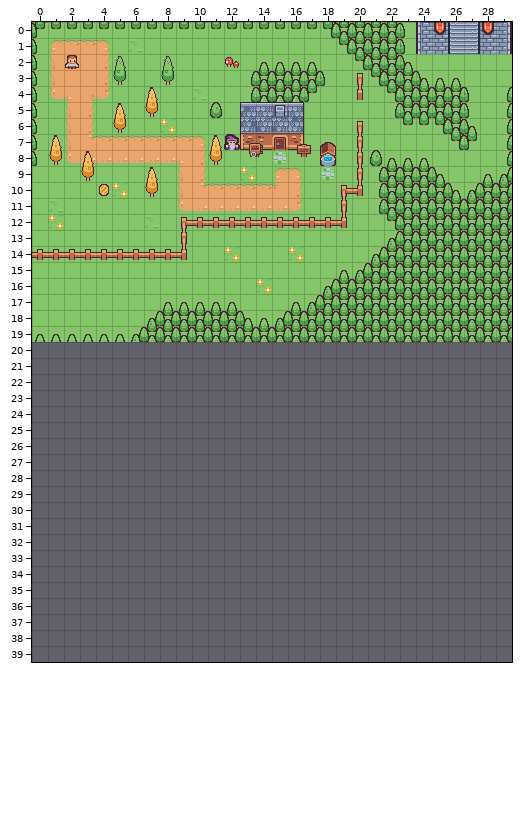
Two states of a Tiled map, tilesets/tilemap.tmx. Above, as it was before the edit.
Cells are 16x16 px. Shown: x 0..29, y 0..39. The old version is drawn lined up with the new one.
And afterwards:
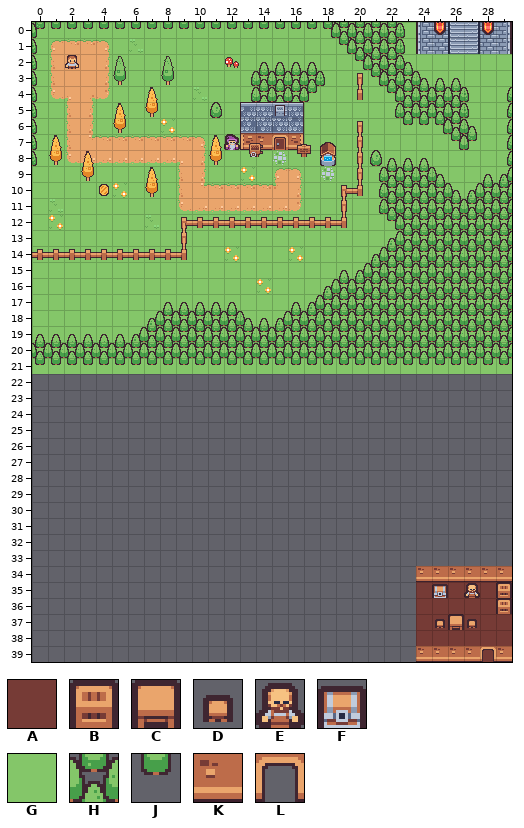
Key: from "kenney tiny dungeon": A 0, B 63, C 72, D 73, E 86, F 89; from "kenney tiny town": G 0, H 19, J 31, K 73, L 74.
_ is an empty cell.
Change:
{"change": "map size 30x20 -> 30x40 cells"}
{"where": "layer \"Ground\""}
{"y":20,"x":0,"old":"______________________________","new":"GGGGGGGGGGGGGGGGGGGGGGGGGGGGGG"}
{"y":21,"x":0,"old":"______________________________","new":"GGGGGGGGGGGGGGGGGGGGGGGGGGGGGG"}
{"y":34,"x":24,"old":"______","new":"KKKKKK"}
{"y":35,"x":24,"old":"______","new":"AAAAAA"}
{"y":36,"x":24,"old":"______","new":"AAAAAA"}
{"y":37,"x":24,"old":"______","new":"AAAAAA"}
{"y":38,"x":24,"old":"______","new":"AAAAAA"}
{"y":39,"x":28,"old":"_","new":"A"}
{"where": "layer \"Objects\""}
{"y":20,"x":0,"old":"______________________________","new":"HHHHHHHHHHHHHHHHHHHHHHHHHHHHHH"}
{"y":21,"x":0,"old":"______________________________","new":"JJJJJJJJJJJJJJJJJJJJJJJJJJJJJJ"}
{"y":35,"x":25,"old":"_","new":"F"}
{"y":35,"x":27,"old":"_","new":"E"}
{"y":35,"x":29,"old":"_","new":"B"}
{"y":36,"x":29,"old":"_","new":"B"}
{"y":37,"x":25,"old":"___","new":"DCD"}
{"y":39,"x":24,"old":"______","new":"KKKKLK"}
{"label":"added","picture_box":[32,342,512,374]}
{"label":"added","picture_box":[416,566,512,662]}
